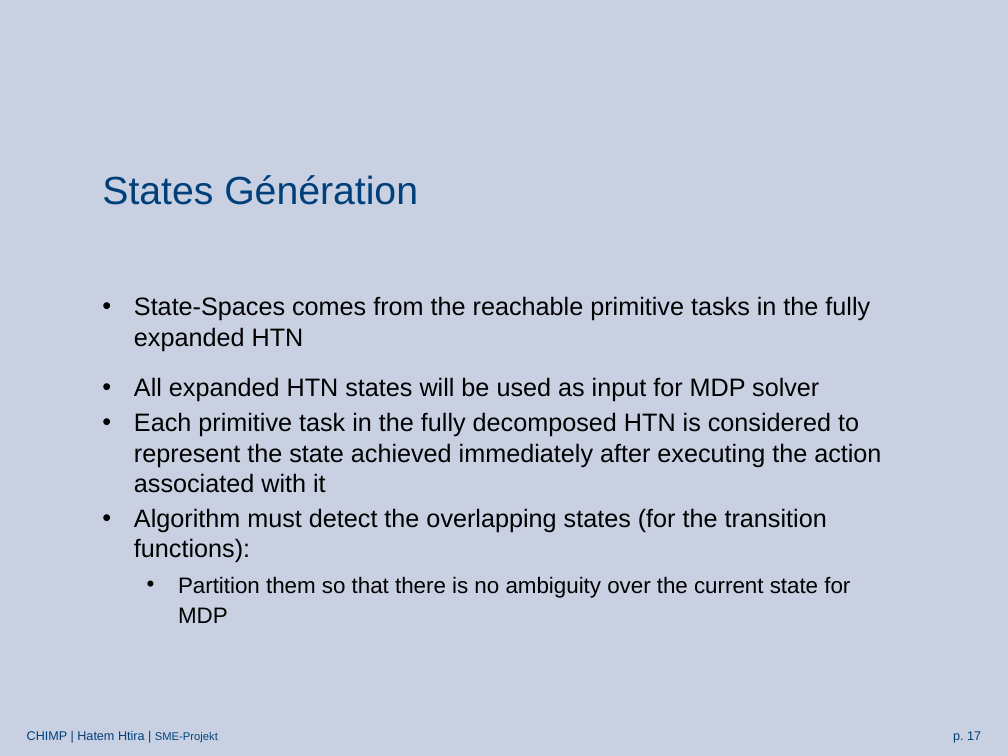
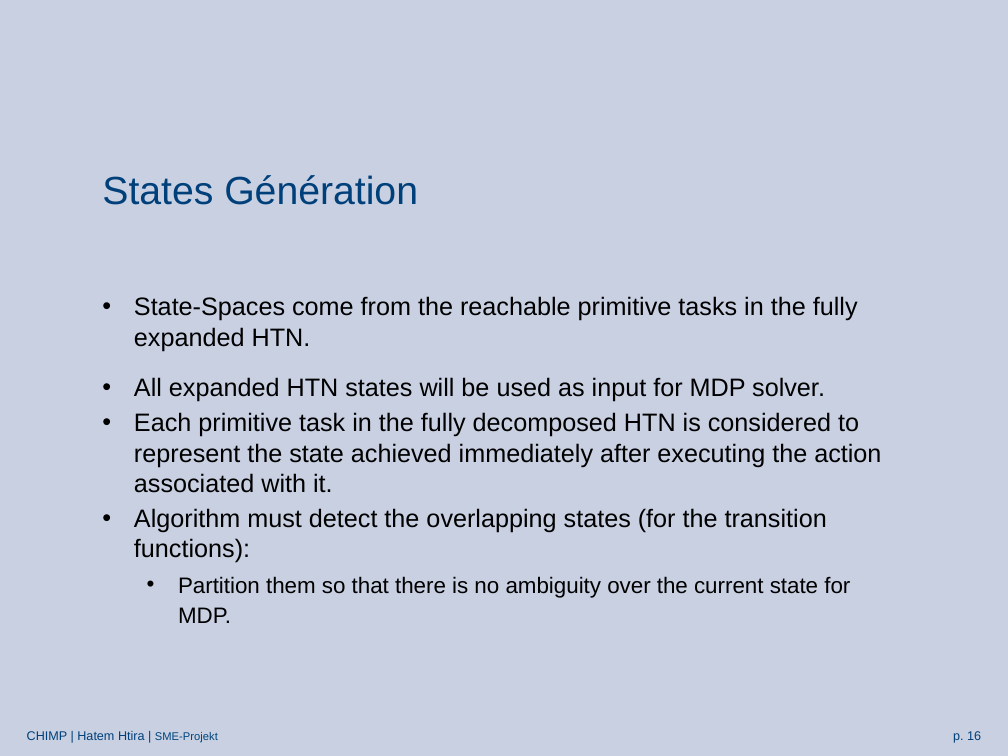
Before and after one commit to htiraHatem/CHIMP_MDP, a slide deck: slide 16 of HTN2MDP presentation.pptx (slide 17 before the commit). Drawn at 1008x756 pixels with LibreOffice and Linux fonts; fonts in the diff are those of the drawing; background and template pictures are left out. Boxes give left, top, right and bottom in pixels: in the first picture for what was removed or moved away, otherwise in the second. Text is boxed around its words. In the diff, an @@ line names an element or a change of style, - is before the commit and + after.

```diff
--- a/HTN2MDP presentation.pptx
+++ b/HTN2MDP presentation.pptx
@@ text at bbox=[134, 296, 881, 493]: text changed @@
-• State-Spaces comes from the reachable primitive tasks in the fully expanded HTN
-• All expanded HTN states will be used as input for MDP solver
-• Each primitive task in the fully decomposed HTN is considered to represent the state achieved immediately after executing the action associated with it
+• State-Spaces come from the reachable primitive tasks in the fully expanded HTN.
+• All expanded HTN states will be used as input for MDP solver.
+• Each primitive task in the fully decomposed HTN is considered to represent the state achieved immediately after executing the action associated with it.
@@ text at bbox=[178, 576, 850, 623]: text changed @@
-  • Partition them so that there is no ambiguity over the current state for MDP
+  • Partition them so that there is no ambiguity over the current state for MDP.
@@ page number at bbox=[953, 731, 981, 743]: text changed @@
-p. 17
+p. 16
```
Also in this commit, not shown: 14 other slides changed, 1 slide removed.
